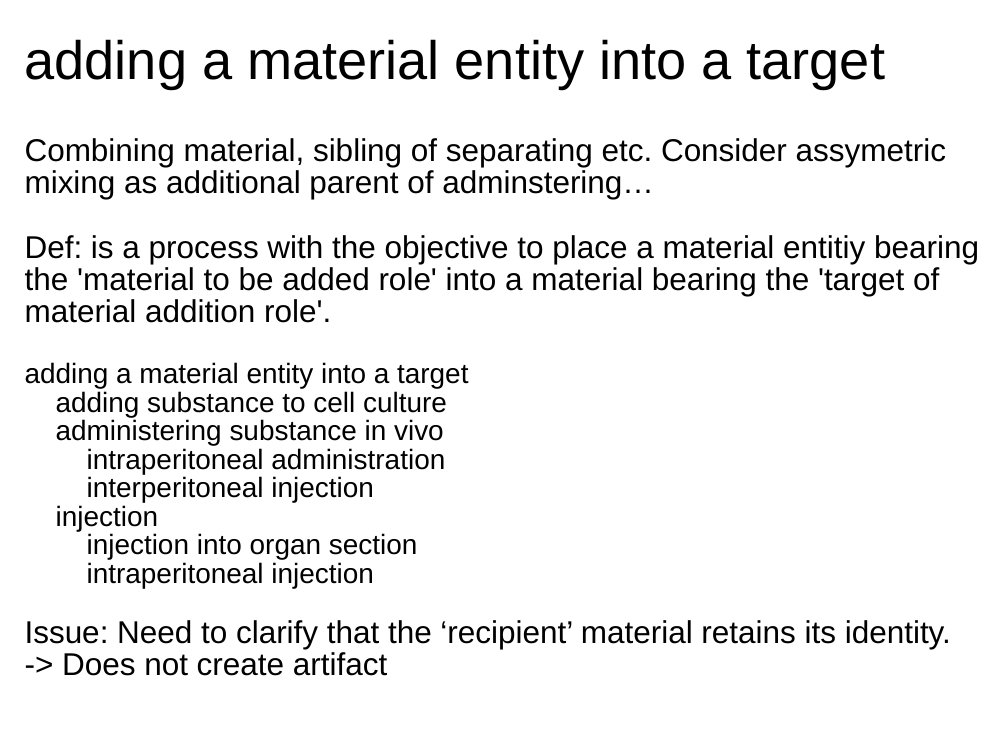
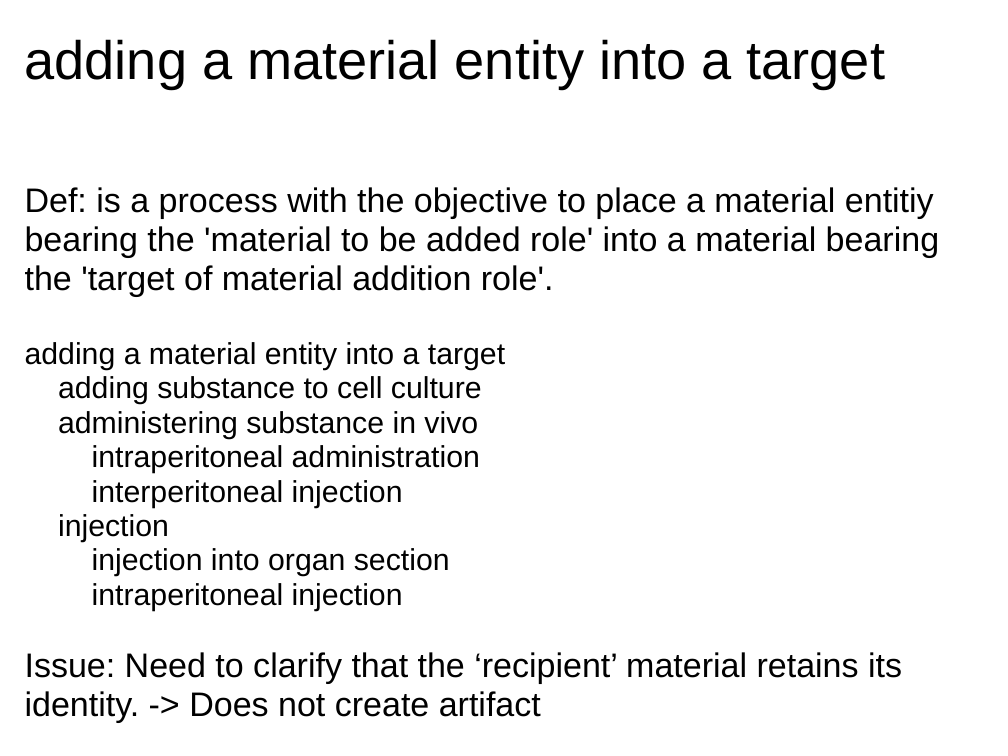
Before and after one commit to jamesaoverton/obi-backup, a slide deck: slide 13 of docs/developer/PlanAndPlannedProcessDocs/Plans_and_Planned_Processes.ppt. Drawn at 1008x756 pixels with LibreOffice and Linux fonts; fonts in the diff are those of the drawing. Boxes give left, top, right and bottom in pixels: in the first picture for what was removed or moved away, otherwise in the second. Text is boxed around its words. In the diff, an @@ line names an element or a change of style, - is before the commit and + after.

```diff
--- a/docs/developer/PlanAndPlannedProcessDocs/Plans_and_Planned_Processes.ppt
+++ b/docs/developer/PlanAndPlannedProcessDocs/Plans_and_Planned_Processes.ppt
@@ text at bbox=[25, 138, 946, 199]: paragraph removed @@
-Combining material, sibling of separating etc. Consider assymetric mixing as additional parent of adminstering…
@@ text "Def: is a process with ...": place and size @@
-text "Def: is a process with ..." at bbox=[25, 138, 979, 676]
+text "Def: is a process with ..." at bbox=[25, 187, 939, 723]
@@ text "Def: is a process with ..." at bbox=[25, 187, 939, 723]: size 25 to 27 pt in "Def: is a process with the objective ...", "Issue: Need to clarify that the ‘recipient’ ..."; size 22.2 to 24 pt in "adding a material entity into a target", "adding substance to cell culture", "administering substance in vivo", "intraperitoneal administration" and 4 more places; line spacing 0.85 to 0.95 @@
```
Also in this commit, not shown: 10 other slides changed.
